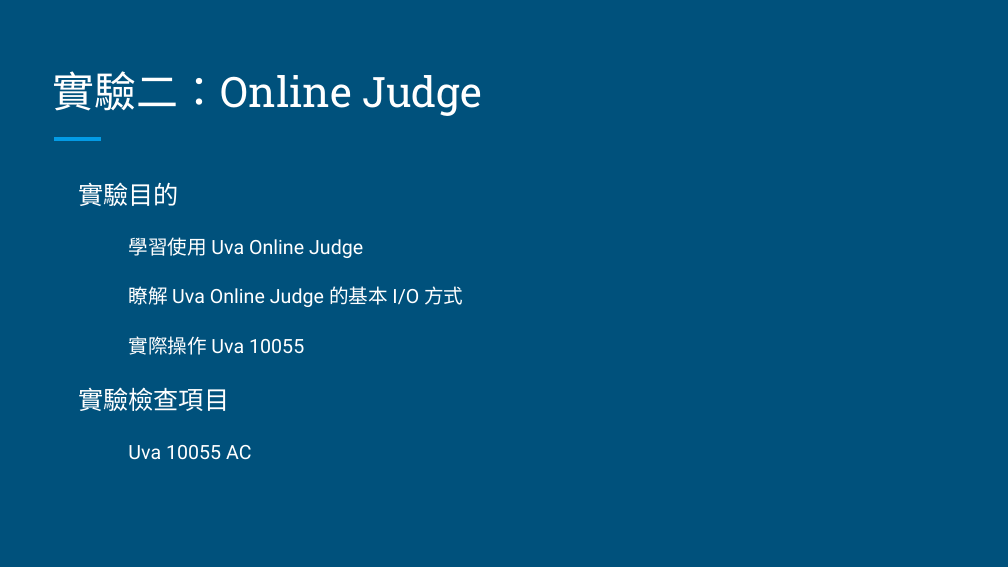
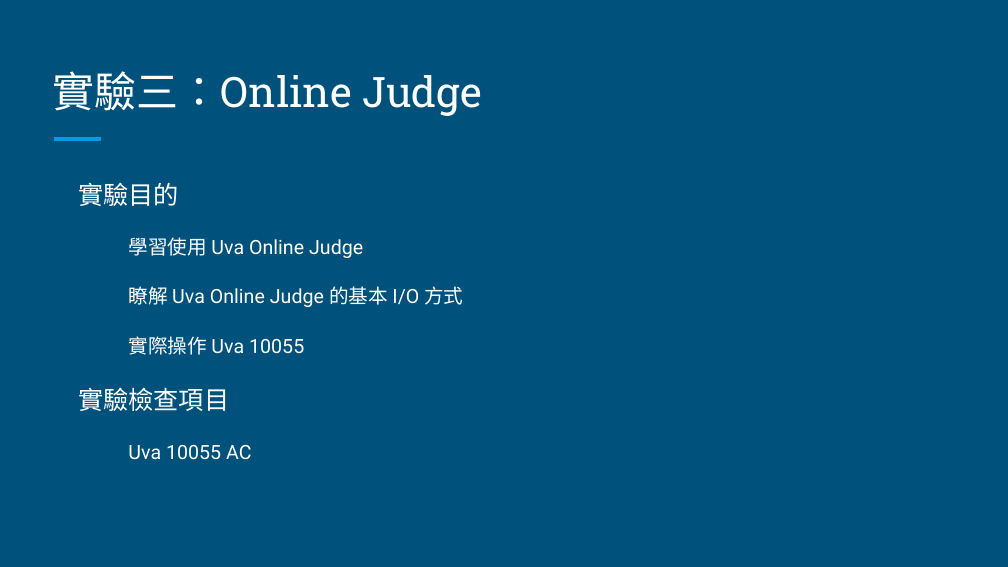
Before and after one commit to commProgramTAs/class, a slide deck: slide 9 of lab3/Lab 03 - 重複執行與亂數.pptx (slide 3 before the commit). Drawn at 1008x567 pixels with LibreOffice and Linux fonts; fonts in the diff are those of the drawing. Boxes give left, top, right and bottom in pixels: in the first picture for what was removed or moved away, otherwise in the second. Text is boxed around its words. In the diff, an @@ line names an element or a change of style, - is before the commit and + after.

```diff
--- a/lab3/Lab 03 - 重複執行與亂數.pptx
+++ b/lab3/Lab 03 - 重複執行與亂數.pptx
@@ title at <box>53,71,482,116</box>: text changed @@
-實驗二：Online Judge
+實驗三：Online Judge
```
Also in this commit, not shown: 3 other slides changed, 5 slides added, 10 other files.
